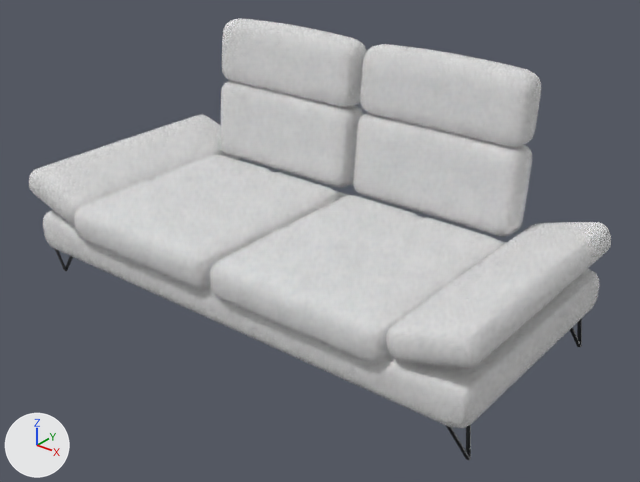
The glTF model models/sofa-roma-210.glb: old version first, new version second.
Before and after are seen from a 50 mm lens placed at (2.01, -2.38, 1.81), pointed at (0.11, -0.01, 0.34). The lights are fixed; the arrows at lower left show +X, +Y and +Z. The older version comes first. Where no turn or scale is listed for an object, it has been applied to the vertices. Vertices at exactly the same position are counted once.
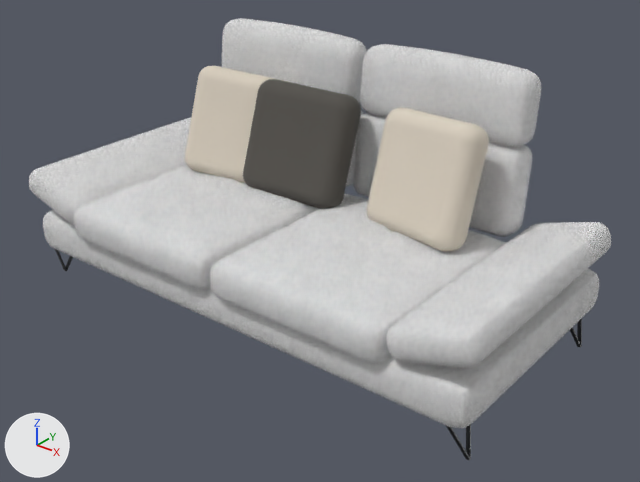
Changed parts and their boxes [x1, y1, x2, y2] in the pictures (640 x 482 px):
'decor', added (pale yellow): after [185, 66, 489, 252]
'decor.001', added: after [243, 79, 361, 209]
part 1 of me_mesh_0, surface changed: [29, 20, 611, 368] in both

What changed in the scene script:
```text
Add mat_cushion_charcoal:
    mat_cushion_charcoal = principled_material('cushion charcoal')
    mat_cushion_charcoal.base_color = (0.0908, 0.0844, 0.0742)  # dark grey #55524d
    mat_cushion_charcoal.roughness = 1.0
Add mat_cushion_oat:
    mat_cushion_oat = principled_material('cushion oat')
    mat_cushion_oat.base_color = (0.694, 0.624, 0.521)  # pale yellow #d9cfbf
    mat_cushion_oat.roughness = 1.0
Change me_mesh_0:
    where me_mesh_0.from_pydata(...)  # 12446 vertices, 24848 faces; spans x -1.05..1.05, y -0.52..0.52, z -0.44..0.44
    used by ob_mesh_0; location = (0.0, 0.0, 0.574)
    me_mesh_0 part 1: texture (UV) coordinates of 24512 of 24848 faces, centred in x -1.05..1.05, y -0.52..0.52, z -0.44..0.44, changed; they spanned u -16.92..23.57, v -17.39..8.38 and now span u -18.22..22.27, v -17.83..9.61
Add me_mesh_1_1:
    me_mesh_1_1.from_pydata(...)  # 488 vertices, 972 faces; spans x -0.225..0.225, y -0.137..0.137, z -0.225..0.225
    me_mesh_1_1.materials.append(mat_cushion_charcoal)  # dark grey #55524d
Add me_mesh_3:
    me_mesh_3.from_pydata(...)  # 976 vertices, 1944 faces; spans x -0.675..0.67, y -0.122..0.197, z -0.245..0.22
    me_mesh_3.materials.append(mat_cushion_oat)  # pale yellow #d9cfbf
Add ob_decor_001:
    ob_decor_001 = bpy.data.objects.new('decor.001', me_mesh_1_1)
    ob_decor_001.location = (-0.13, 0.17, 0.625)
Add ob_decor:
    ob_decor = bpy.data.objects.new('decor', me_mesh_3)
    ob_decor.location = (0.002, 0.132, 0.637)
```
